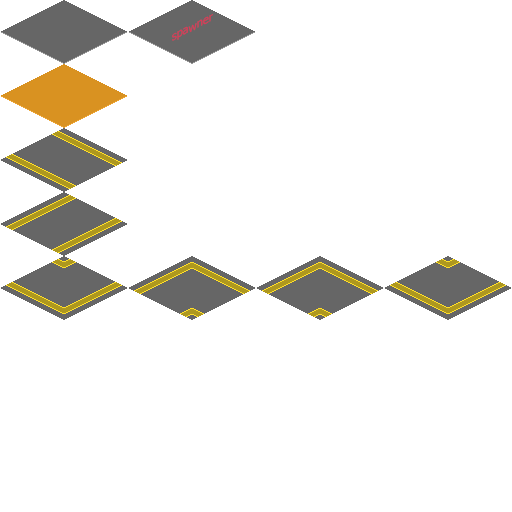
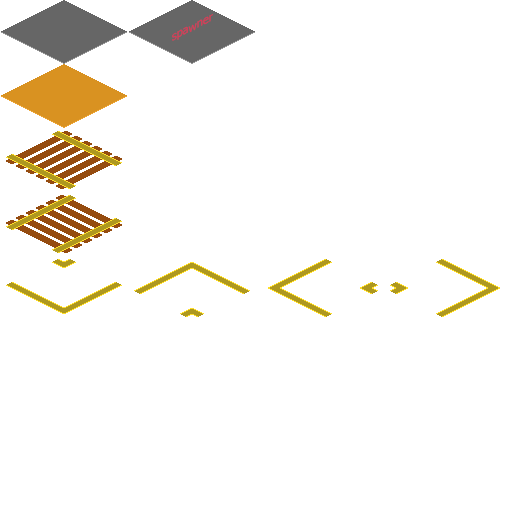
Two versions of the same layered image (512×512). Layer-by-layer changes:
removed layer "Layer 2 copy" over <box>1,192,127,256</box>
removed layer "Layer 2" over <box>1,128,127,192</box>
renamed "Layer 1 copy 2" to "Layer 7 copy", moved it above "Layer 7", painted on it over <box>385,256,511,320</box>
renamed "Layer 1 copy 3" to "Layer 7", painted on it over <box>257,256,383,320</box>
added layer "Layer 5" above "Layer 8 copy" over <box>6,195,122,253</box>
added layer "Layer 8 copy" above "Layer 4" over <box>6,195,122,253</box>
added layer "Layer 4" above "Layer 8" over <box>6,131,122,189</box>
added layer "Layer 8" above "Layer 6 copy" over <box>6,131,122,189</box>
renamed "Layer 1 copy" to "Layer 6 copy", painted on it over <box>129,256,255,320</box>
renamed "Layer 1" to "Layer 6", painted on it over <box>1,256,127,320</box>
